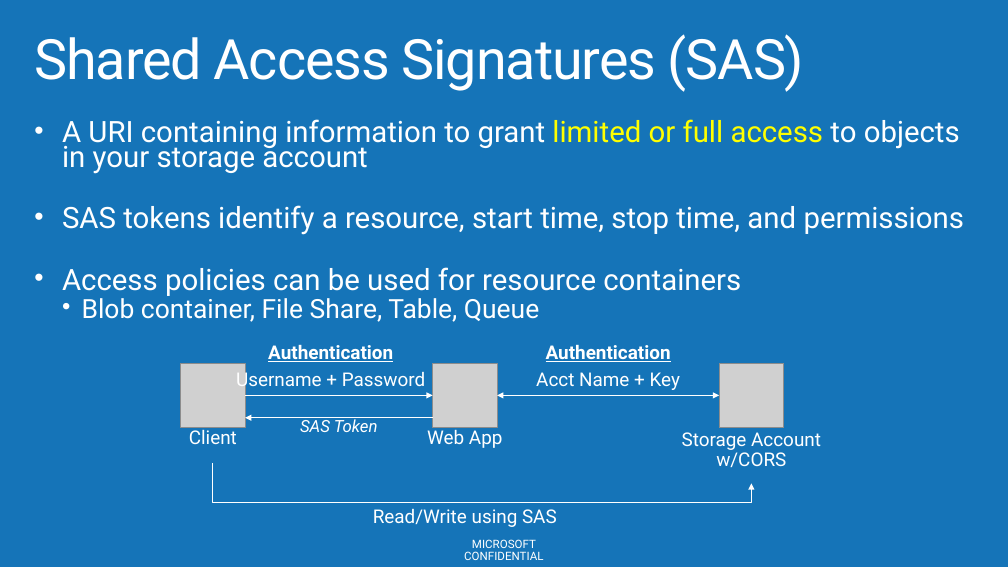
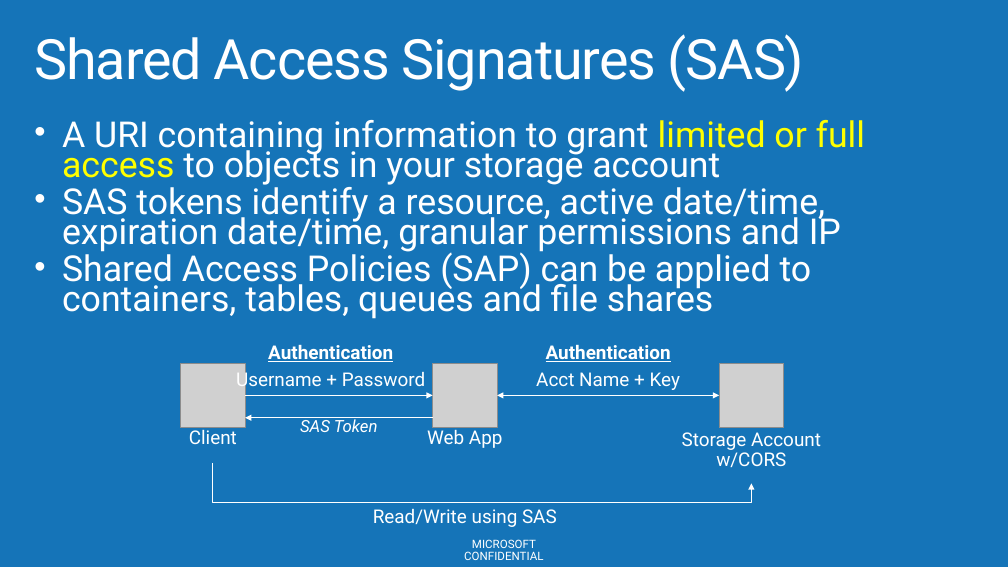
Before and after one commit to AzureCAT-GSI/SAP-on-Azure, a slide deck: slide 28 of SAP-on-Azure-Workshop-multi-day-/Presentations/Azure Compute Storage Network for SAP.pptx. Drawn at 1008x567 pixels with LibreOffice and Linux fonts; fonts in the diff are those of the drawing; grey boxes stand for pictures; background and template pictures are left out. Boxes give left, top, right and bottom in pixels: in the first picture for what was removed or moved away, otherwise in the second. Text is boxed around its words. In the diff, an @@ line names an element or a change of style, - is before the commit and + after.

```diff
--- a/SAP-on-Azure-Workshop-multi-day-/Presentations/Azure Compute Storage Network for SAP.pptx
+++ b/SAP-on-Azure-Workshop-multi-day-/Presentations/Azure Compute Storage Network for SAP.pptx
@@ text at <box>62,120,865,185</box>: size 28 to 34 pt in "A URI containing information to grant limited ..."; more space between paragraphs @@
@@ text at <box>62,181,841,319</box>: text changed; size 28 to 34 pt @@
-• SAS tokens identify a resource, start time, stop time, and permissions
-• Access policies can be used for resource containers
-  • Blob container, File Share, Table, Queue
+• SAS tokens identify a resource, active date/time, expiration date/time, granular permissions and IP
+• Shared Access Policies (SAP) can be applied to containers, tables, queues and file shares
```
Also in this commit, not shown: 10 other slides changed, 2 slides added, 2 slides removed.
